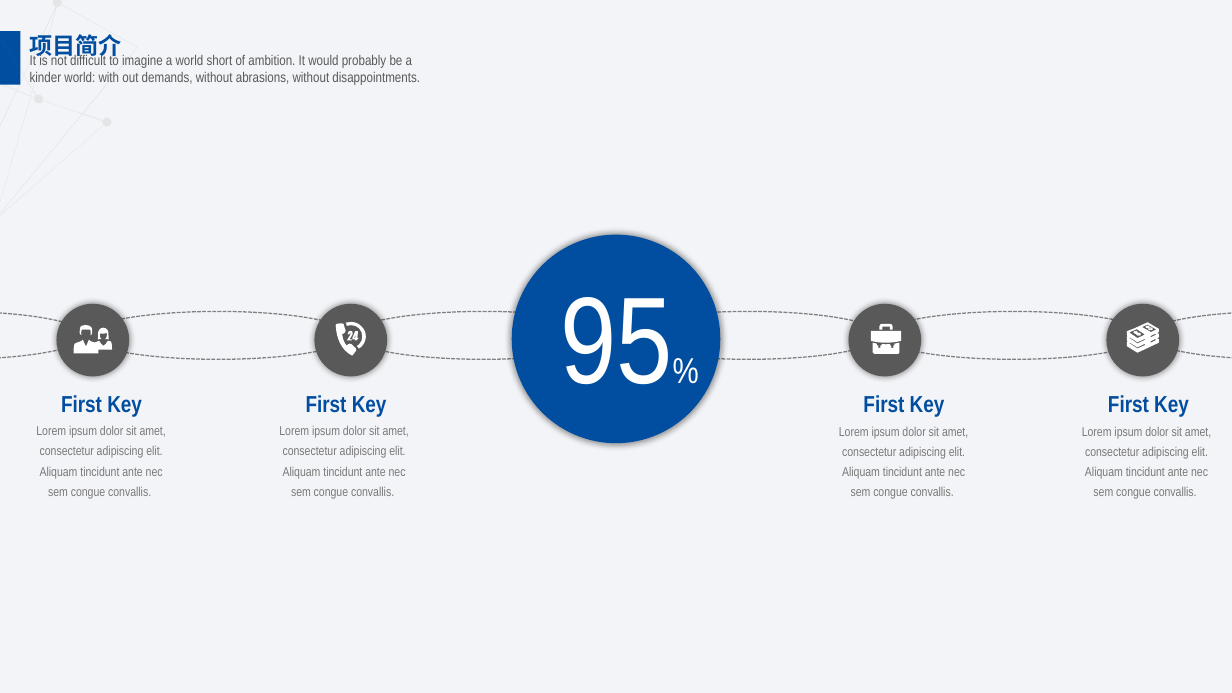
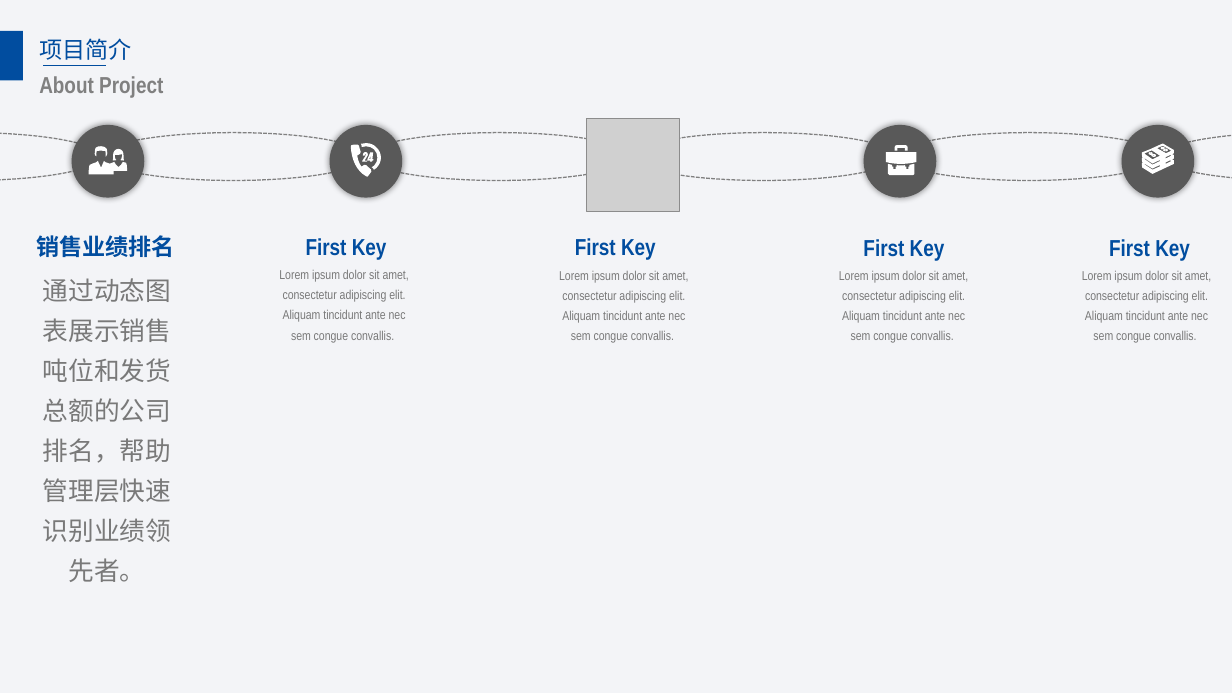
Before and after one commit to mikumiku-music39/shixun2, a slide deck: slide 6 of 实训项目计划书.pptx. Drawn at 1232x693 pixels with LibreOffice and Linux fonts; fonts in the diff are those of the drawing; grey boxes stand for pictures. Boxes give left, top, right and bottom in pixels: in the first picture for what was removed or moved away, otherwise in the second. Text is boxed around its words. In the diff, an @@ line names an element or a change of style, - is before the commit and + after.

```diff
--- a/实训项目计划书.pptx
+++ b/实训项目计划书.pptx
@@ freeform shape removed at bbox=[0, 0, 162, 251] @@
@@ rectangle: place and size @@
-rectangle at bbox=[0, 31, 20, 85]
+rectangle at bbox=[0, 31, 23, 80]
@@ text "项目简介": place and size @@
-text "项目简介" at bbox=[30, 34, 122, 59]
+text "项目简介" at bbox=[39, 38, 131, 60]
@@ text "项目简介" at bbox=[39, 38, 131, 60]: font Noto Sans CJK JP to Noto Sans CJK SC, bold off @@
@@ text removed at bbox=[30, 53, 420, 85] @@
-It is not difficult to imagine a world short of ambition. It would probably be a kinder world: with out demands, without abrasions, without disappointments.
@@ text added at bbox=[39, 76, 163, 98], 18 pt, text #808080, bold @@
+About Project
@@ line added from (43, 66) to (105, 66), #014D9F 1.25 pt @@
@@ picture added at bbox=[587, 119, 679, 212] @@
@@ 10 ellipses, 4 freeform shapes: place and size @@
-10 ellipses, 4 freeform shapes at bbox=[0, 304, 1232, 377]
+10 ellipses, 4 freeform shapes at bbox=[0, 125, 1232, 198]
@@ text added at bbox=[36, 235, 175, 257], 18 pt, text #014D9F, bold @@
+销售业绩排名
@@ ellipse removed at bbox=[512, 235, 721, 444] @@
@@ text "First Key": place and size @@
-text "First Key" at bbox=[61, 395, 142, 417]
+text "First Key" at bbox=[575, 238, 656, 260]
@@ text "First Key": place and size @@
-text "First Key" at bbox=[1108, 395, 1189, 417]
+text "First Key" at bbox=[1109, 239, 1190, 261]
@@ text "Lorem ipsum dolor sit amet, ...": place and size @@
-text "Lorem ipsum dolor sit amet, ..." at bbox=[36, 426, 166, 499]
+text "Lorem ipsum dolor sit amet, ..." at bbox=[559, 271, 688, 343]
@@ 5 texts: place and size @@
-5 texts at bbox=[279, 395, 1211, 499]
+5 texts at bbox=[279, 238, 1211, 343]
@@ text added at bbox=[43, 278, 171, 582], 20 pt, text #797979 @@
+通过动态图表展示销售吨位和发货总额的公司排名，帮助管理层快速识别业绩领先者。
@@ text removed at bbox=[560, 297, 672, 385] @@
-95%
```
Also in this commit, not shown: 21 other slides changed, 2 slides added, 3 slides removed, 3 other files.
